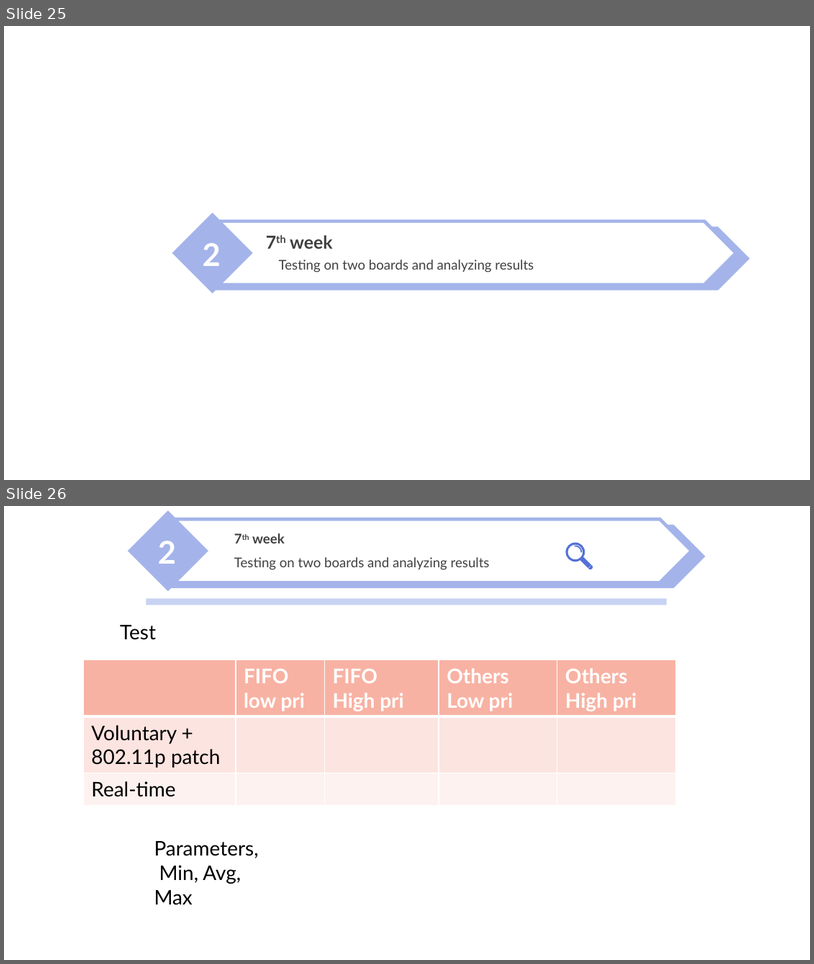
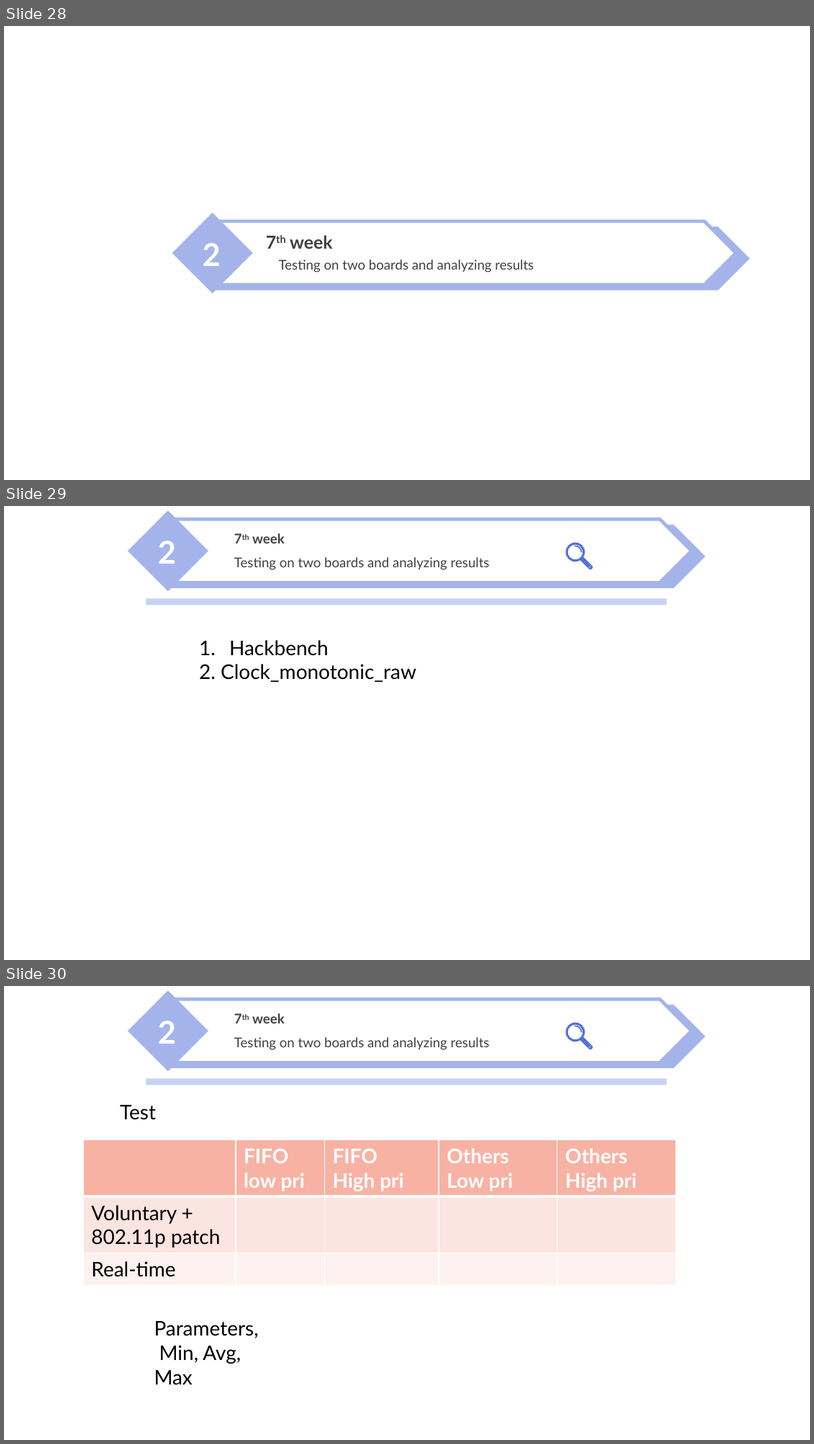
Before and after one commit to nicesick/Prototyping-Delay-Aware-V2X-Safe-Communications, a slide deck: documents/presentation/presentation_3.pptx. Shown one above the other, each under a label of ours: slides 25 and 26 before the commit, slides 28, 29 and 30 after it. The pictures are 814x964 and 814x1444 pixels, drawn with LibreOffice and Linux fonts; fonts in the diff are those of the drawing; background and template pictures are left out. Boxes give left, top, right and bottom in pixels: in the first picture for what was removed or moved away, otherwise in the second. Text is boxed around its words. In the diff, an @@ line names an element or a change of style, - is before the commit and + after.

```diff
--- a/documents/presentation/presentation_3.pptx
+++ b/documents/presentation/presentation_3.pptx
@@ slide 29 added at (x1=4, y1=506, x2=810, y2=960), background picture (left out) @@
@@ freeform shape added at (x1=566, y1=543, x2=597, y2=574), fill #5371D7 @@
@@ group added at (x1=128, y1=511, x2=705, y2=592): 3 texts, 2 pentagon arrows, 1 diamond @@
+2
+7th week
+Testing on two boards and analyzing results
@@ rectangle added at (x1=146, y1=599, x2=667, y2=605), fill #C8D2F2 @@
@@ text added at (x1=199, y1=640, x2=417, y2=682), 18 pt, text #000000 @@
+1. Hackbench
+2. Clock_monotonic_raw
@@ what was slide 25 is now slide 28 @@
@@ what was slide 26 is now slide 30 @@
```
Also in this commit, not shown: 4 slides changed, 3 other slides added, 2 other files.
